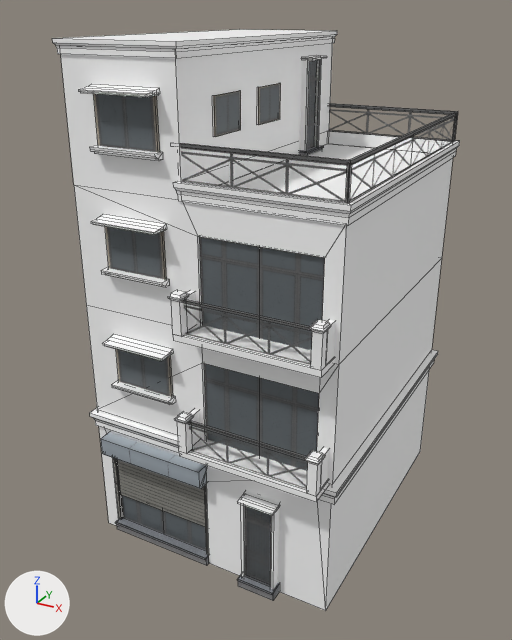
Before and after pictures for a commit that changed the FBX model Assets/Alley/fbx/SM_House_3HN_03V.fbx.
One viewpoint serves both versions: a camera (50 mm lens) standing at (0.064, -0.159, 0.18) and looking at (-0.049, 0.046, 0.077). Every picture has the same lights, and +X, +Y and +Z are marked at lower left. Mesh edges are drawn as thin lines. Where no turn or scale is listed for an object, it has been applied to the vertices. Vertices at the same position are counted once.

Objects in the first picture: 'SM_Door_1', 'SM_Door_2', 'SM_Door_3', 'SM_Door_4', 'SM_Door_5', 'SM_House', 'SM_Window_1', 'SM_Window_2', 'SM_Window_3', 'SM_Window_4', 'SM_Window_5'.
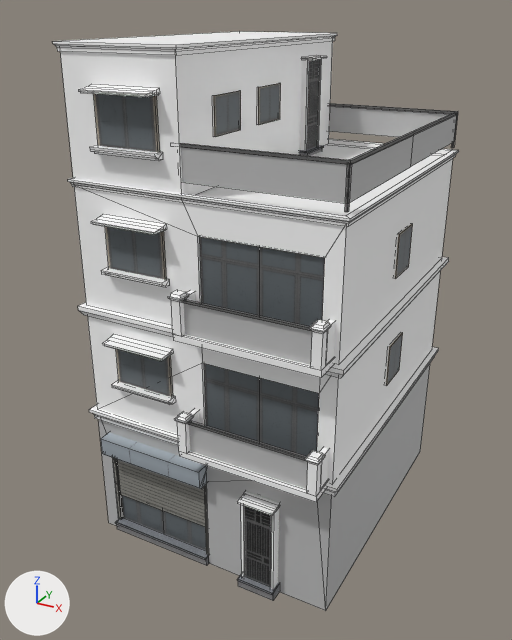
Pixel boxes (x1, y1, x2, y2) of what changed, in the pictures (512 x 640 px; the box of a moved part takes in the faces that stretch with it):
'SM_House', reshaped, recoloured: before (52, 29, 460, 611); after (53, 31, 459, 611)
'AA', added: after (78, 257, 449, 378)
'SM_Window_11', added: after (386, 224, 413, 386)
part 1 of me_mesh_010, moved or reshaped: before (90, 350, 438, 505); after (89, 347, 439, 497)
part 2 of me_mesh_010, moved or reshaped: before (52, 29, 460, 226); after (53, 31, 459, 227)
part 3 of me_mesh_010, recoloured: before (329, 106, 457, 166); after (329, 106, 457, 167)
part 4 of me_mesh_010, recoloured: before (189, 426, 308, 489); after (189, 425, 308, 489)
part 5 of me_mesh_010, recoloured: before (184, 305, 312, 365); after (184, 303, 312, 365)
part 6 of me_mesh_010, recoloured: before (181, 147, 347, 202); after (181, 147, 347, 203)
part 7 of me_mesh_010, recoloured: before (349, 135, 414, 202); after (349, 135, 414, 203)

Diff of the bpy script that builds the scene:
```diff
--- a/Assets/Alley/fbx/SM_House_3HN_03V.fbx.py
+++ b/Assets/Alley/fbx/SM_House_3HN_03V.fbx.py
@@ mat_m_wall_04a @@
+mat_m_wall_04a = principled_material('M_Wall_04a')
+mat_m_wall_04a.base_color = (0.5, 0.5, 0.5)  # grey #bcbcbc
@@ mat_m_gate_02_alpha @@
+mat_m_gate_02_alpha = principled_material('M_Gate_02_alpha')
+mat_m_gate_02_alpha.base_color = (0.5, 0.5, 0.5)  # grey #bcbcbc
@@ mat_house3hn_map2 @@
+mat_house3hn_map2 = principled_material('House3HN_map2')
+mat_house3hn_map2.texture = img_house3hn_map1_basecolor_png
@@ me_mesh_010 @@
 # used by ob_sm_house; location = (0.0, 0.0, 0.0)
-me_mesh_010.from_pydata(...)  # 578 vertices, 420 faces; spans x -0.092..0.002, y -0.005..0.111, z 0.0..0.172
+me_mesh_010.from_pydata(...)  # 578 vertices, 420 faces; spans x -0.092..0.002, y -0.005..0.111, z 0.0..0.171
+# me_mesh_010 part 1: the loose piece of 20 vertices spanning x -0.092..0.002, y 0.003..0.111, z 0.044..0.049 is moved by (0.0, 0.0, 0.002)
+# me_mesh_010 part 2: 32 of 578 vertices moved; they spanned x -0.091..0.002, y 0.004..0.11, z 0.13..0.172 and now span x -0.091..0.002, y 0.004..0.11, z 0.129..0.171; mean shift (-0.017, 0.0, -0.002); largest move (-0.052, 0.004, 0.135) -> (-0.091, 0.004, 0.132)
+# me_mesh_010 part 3: all 2 faces centred in x -0.025..0.0, y 0.083..0.108, z 0.14 switch from mat_house3hn_map1 (picture img_house3hn_map1_basecolor_png) to mat_m_gate_02_alpha (grey #bcbcbc)
+# me_mesh_010 part 4: the 1 face centred in x -0.025, y -0.002, z 0.056 switches from mat_house3hn_map1 (picture img_house3hn_map1_basecolor_png) to mat_m_gate_02_alpha (grey #bcbcbc)
+# me_mesh_010 part 5: the 1 face centred in x -0.025, y -0.002, z 0.097 switches from mat_house3hn_map1 (picture img_house3hn_map1_basecolor_png) to mat_m_gate_02_alpha (grey #bcbcbc)
+# me_mesh_010 part 6: the 1 face centred in x -0.025, y 0.005, z 0.14 switches from mat_house3hn_map1 (picture img_house3hn_map1_basecolor_png) to mat_m_gate_02_alpha (grey #bcbcbc)
+# me_mesh_010 part 7: the 1 face centred in x 0.0, y 0.031, z 0.14 switches from mat_house3hn_map1 (picture img_house3hn_map1_basecolor_png) to mat_m_gate_02_alpha (grey #bcbcbc)
 me_mesh_010.materials.append(mat_m_wall_04)
+me_mesh_010.materials.append(mat_house3hn_map2)  # picture img_house3hn_map1_basecolor_png
+me_mesh_010.materials.append(mat_m_wall_04a)  # grey #bcbcbc
@@ me_mesh_011 @@
+me_mesh_011.from_pydata([(-0.0471, -0.054, 0.0013), (0.0471, -0.054, 0.0013), (-0.0471, 0.054, 0.0013), (0.0471, 0.054, 0.0013), (-0.046, -0.0529, -0.0006), (0.046, -0.0529, -0.0006), (0.046, 0.0529, -0.0006), (-0.046, 0.0529, -0.0006), (-0.0471, -0.054, 0.0027), (0.0471, -0.054, 0.0027), (0.0471, 0.054, 0.0027), (-0.0471, 0.054, 0.0027)], [], [(7, 4, 0, 2), (4, 5, 1, 0), (5, 6, 3, 1), (6, 7, 2, 3), (9, 8, 0, 1), (10, 9, 1, 3), (11, 8, 9, 10), (5, 4, 7, 6), (2, 0, 8, 11), (10, 3, 2, 11)])
+me_mesh_011.materials.append(mat_m_wall_04)  # its picture is missing
@@ me_mesh_010_1 @@
+me_mesh_010_1.from_pydata(...)  # 48 vertices, 30 faces; spans x -0.0455..0.0455, y -0.0294..0.0294, z -0.0474..0.0474
+me_mesh_010_1.materials.append(mat_house3hn_map2)  # picture img_house3hn_map1_basecolor_png
@@ ob_aa @@
+ob_aa = bpy.data.objects.new('AA', me_mesh_011)
+ob_aa.location = (-0.0447, 0.0569, 0.0872)
@@ ob_sm_window_11 @@
+ob_sm_window_11 = bpy.data.objects.new('SM_Window_11', me_mesh_010_1)
+ob_sm_window_11.location = (-0.0451, 0.0526, 0.1093)
```
